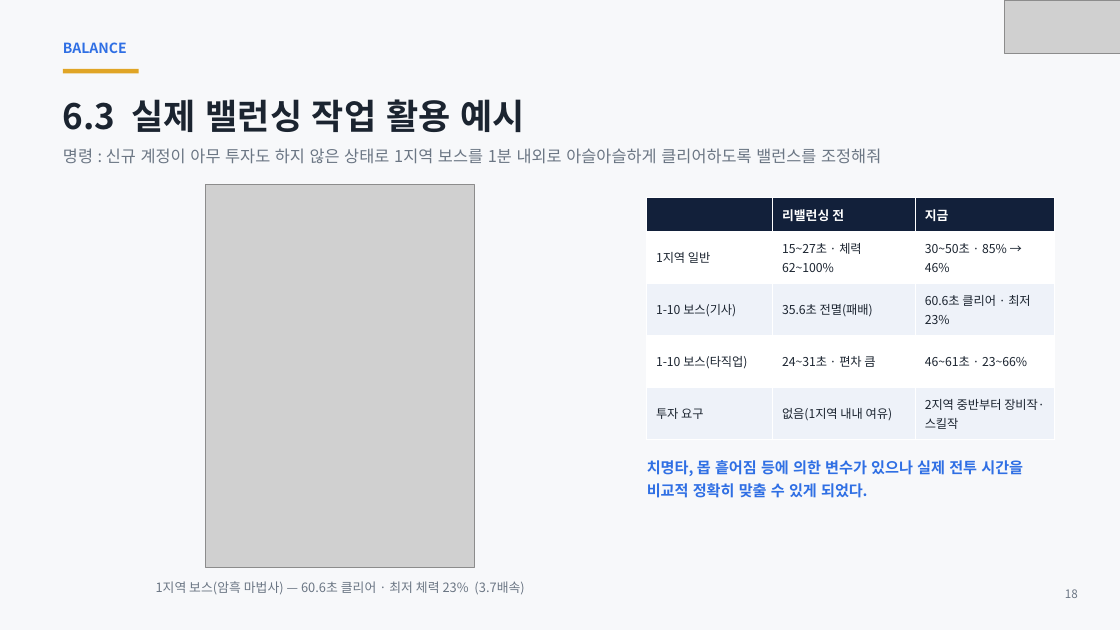
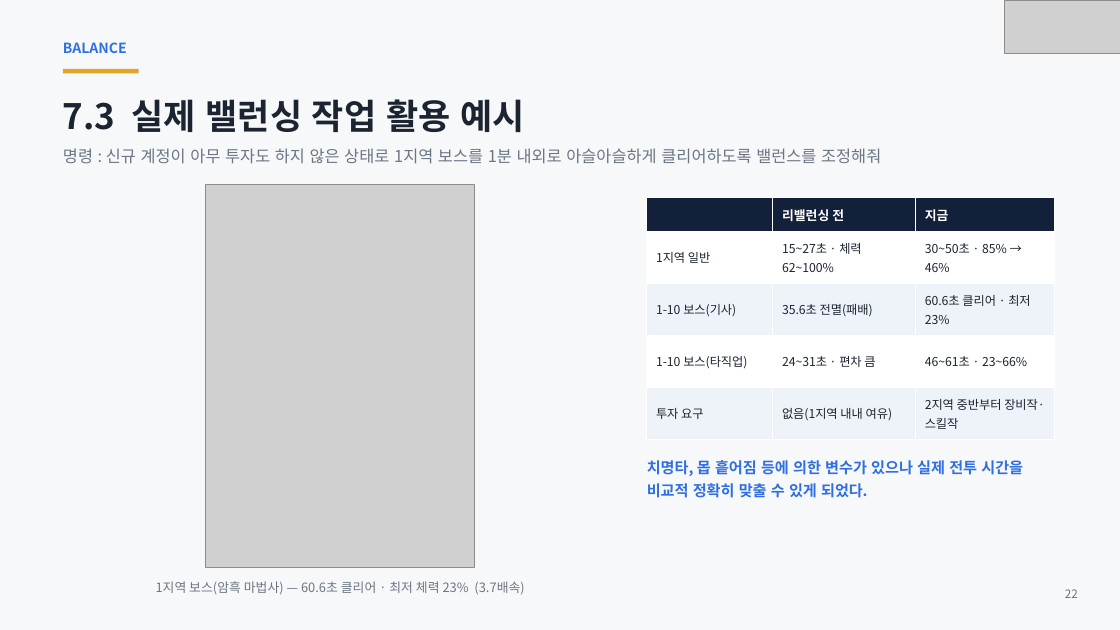
Before and after one commit to ks-wook/com2us-taskbar-hero, a slide deck: slide 22 of docs/com2us-taskbar-hero-발표자료.pptx (slide 18 before the commit). Drawn at 1120x630 pixels with LibreOffice and Linux fonts; fonts in the diff are those of the drawing; grey boxes stand for pictures. Boxes give left, top, right and bottom in pixels: in the first picture for what was removed or moved away, otherwise in the second. Text is boxed around its words. In the diff, an @@ line names an element or a change of style, - is before the commit and + after.

```diff
--- a/docs/com2us-taskbar-hero-발표자료.pptx
+++ b/docs/com2us-taskbar-hero-발표자료.pptx
@@ text at [63,99,524,132]: text changed @@
-6.3 실제 밸런싱 작업 활용 예시
+7.3 실제 밸런싱 작업 활용 예시
@@ text at [1065,589,1078,598]: text changed @@
-18
+22
```
Also in this commit, not shown: 29 other slides changed, 4 slides added, 9 other files.
